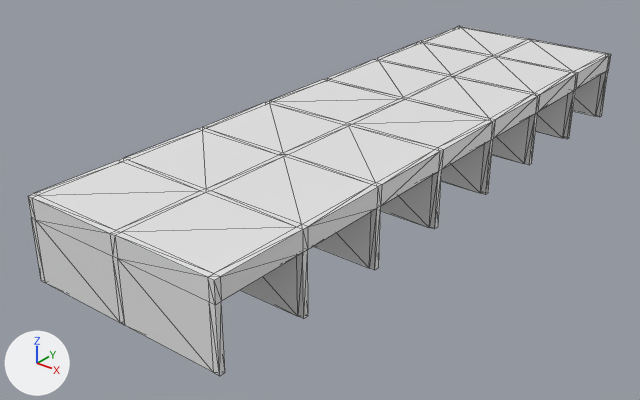
The FBX model Meshes/7ShopWall.FBX as it was, and as the next commit left it.
One viewpoint serves both versions: a camera (50 mm lens) standing at (21.0, -30.3, 16.9) and looking at (-1.3, -2.4, -0.4). The lights are fixed; the arrows at lower left show +X, +Y and +Z. Mesh edges are drawn as thin lines. Where no turn or scale is listed for an object, it has been applied to the vertices.

The scene before the commit, as lines of its bpy script (objects in view):
```python
me_mesh = bpy.data.meshes.new('Mesh')
me_mesh.from_pydata(...)  # 344 vertices, 684 faces; spans x -4.6..4.6, y -14.7..14.7, z -0.1..3.4
ob_7shopwall = bpy.data.objects.new('7ShopWall', me_mesh)
ob_7shopwall.location = (0.0, 0.0, 0.0)
```
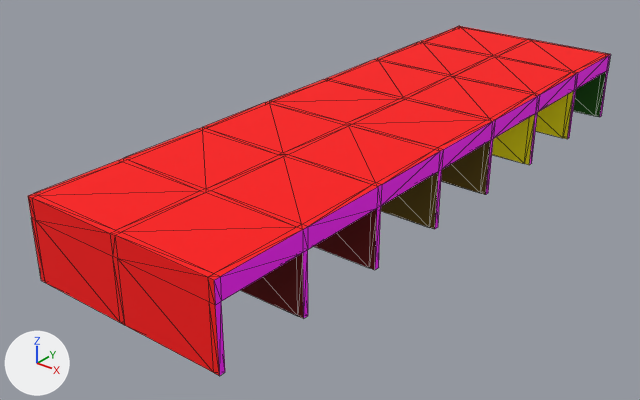
The change, as a diff of the scene's bpy script:
```diff
--- a/Meshes/7ShopWall.FBX.py
+++ b/Meshes/7ShopWall.FBX.py
@@ mat_7shopwallset1 @@
+mat_7shopwallset1 = principled_material('7ShopWallSet1')
+mat_7shopwallset1.base_color = (1.0, 0.0, 0.0)  # red #ff0000
+mat_7shopwallset1.roughness = 0.859
@@ mat_7shopwallset4 @@
+mat_7shopwallset4 = principled_material('7ShopWallSet4')
+mat_7shopwallset4.base_color = (0.0, 0.871, 1.0)  # cyan #00f0ff
+mat_7shopwallset4.roughness = 0.859
@@ mat_7shopwallset6 @@
+mat_7shopwallset6 = principled_material('7ShopWallSet6')
+mat_7shopwallset6.base_color = (0.00784, 0.102, 0.0)  # dark green #165a00
+mat_7shopwallset6.roughness = 0.859
@@ mat_7shopwallset8 @@
+mat_7shopwallset8 = principled_material('7ShopWallSet8')
+mat_7shopwallset8.base_color = (0.137, 0.0824, 0.0)  # brown #675100
+mat_7shopwallset8.roughness = 0.859
@@ mat_7shopwallset2 @@
+mat_7shopwallset2 = principled_material('7ShopWallSet2')
+mat_7shopwallset2.base_color = (0.988, 0.0, 1.0)  # pink #fe00ff
+mat_7shopwallset2.roughness = 0.859
@@ mat_7shopwallset9 @@
+mat_7shopwallset9 = principled_material('7ShopWallSet9')
+mat_7shopwallset9.base_color = (0.153, 0.0, 0.0)  # dark red #6d0000
+mat_7shopwallset9.roughness = 0.859
@@ mat_7shopwallset7 @@
+mat_7shopwallset7 = principled_material('7ShopWallSet7')
+mat_7shopwallset7.base_color = (0.996, 0.89, 0.0)  # yellow #fff200
+mat_7shopwallset7.roughness = 0.859
@@ mat_7shopwallset3 @@
+mat_7shopwallset3 = principled_material('7ShopWallSet3')
+mat_7shopwallset3.base_color = (0.0471, 0.0, 1.0)  # purple #3d00ff
+mat_7shopwallset3.roughness = 0.859
@@ mat_7shopwallset5 @@
+mat_7shopwallset5 = principled_material('7ShopWallSet5')
+mat_7shopwallset5.base_color = (0.141, 1.0, 0.0)  # green #69ff00
+mat_7shopwallset5.roughness = 0.859
@@ me_mesh @@
 me_mesh.from_pydata(...)  # 344 vertices, 684 faces; spans x -4.6..4.6, y -14.7..14.7, z -0.1..3.4
 # used by ob_7shopwall; location = (0.0, 0.0, 0.0)
+# me_mesh part 1: 220 of the faces centred in x -4.5..4.5, y -14.7..14.7, z -0.1..3.4 switch from no material to mat_7shopwallset1 (red #ff0000)
+# me_mesh part 2: all 46 faces centred in x 4.6, y -14.6..14.6, z 0.8..3.1 switch from no material to mat_7shopwallset2 (pink #fe00ff)
+# me_mesh part 3: 56 of the faces centred in x -4.5..4.5, y 10.5..14.6, z -0.1..3.2 switch from no material to mat_7shopwallset6 (dark green #165a00)
+# me_mesh part 4: all 52 faces centred in x 0.1..4.5, y 2.1..10.4, z -0.1..3.2 switch from no material to mat_7shopwallset7 (yellow #fff200)
+# me_mesh part 5: all 48 faces centred in x 0.1..4.5, y -6.2..2.0, z -0.1..3.2 switch from no material to mat_7shopwallset8 (brown #685100)
+# me_mesh part 6: all 56 faces centred in x 0.1..4.5, y -14.6..-6.3, z -0.1..3.2 switch from no material to mat_7shopwallset9 (dark red #6d0000)
+me_mesh.materials.append(mat_7shopwallset3)  # purple #3d00ff
+me_mesh.materials.append(mat_7shopwallset4)  # cyan #00f0ff
+me_mesh.materials.append(mat_7shopwallset5)  # green #69ff00
```

Where the change shows, as pixel boxes [x1, y1, x2, y2] in the pictures (640 x 400 px):
part 1 of me_mesh, recoloured (white to red): [28, 26, 610, 376] in both
part 2 of me_mesh, recoloured (grey to pink): [214, 54, 611, 375] in both
part 3 of me_mesh, recoloured (grey to green): [573, 72, 606, 117] in both
part 4 of me_mesh, recoloured (grey to yellow): [492, 91, 574, 165] in both
part 5 of me_mesh, recoloured (grey to brown): [381, 140, 491, 229] in both
part 6 of me_mesh, recoloured (grey to red): [241, 209, 377, 319] in both
